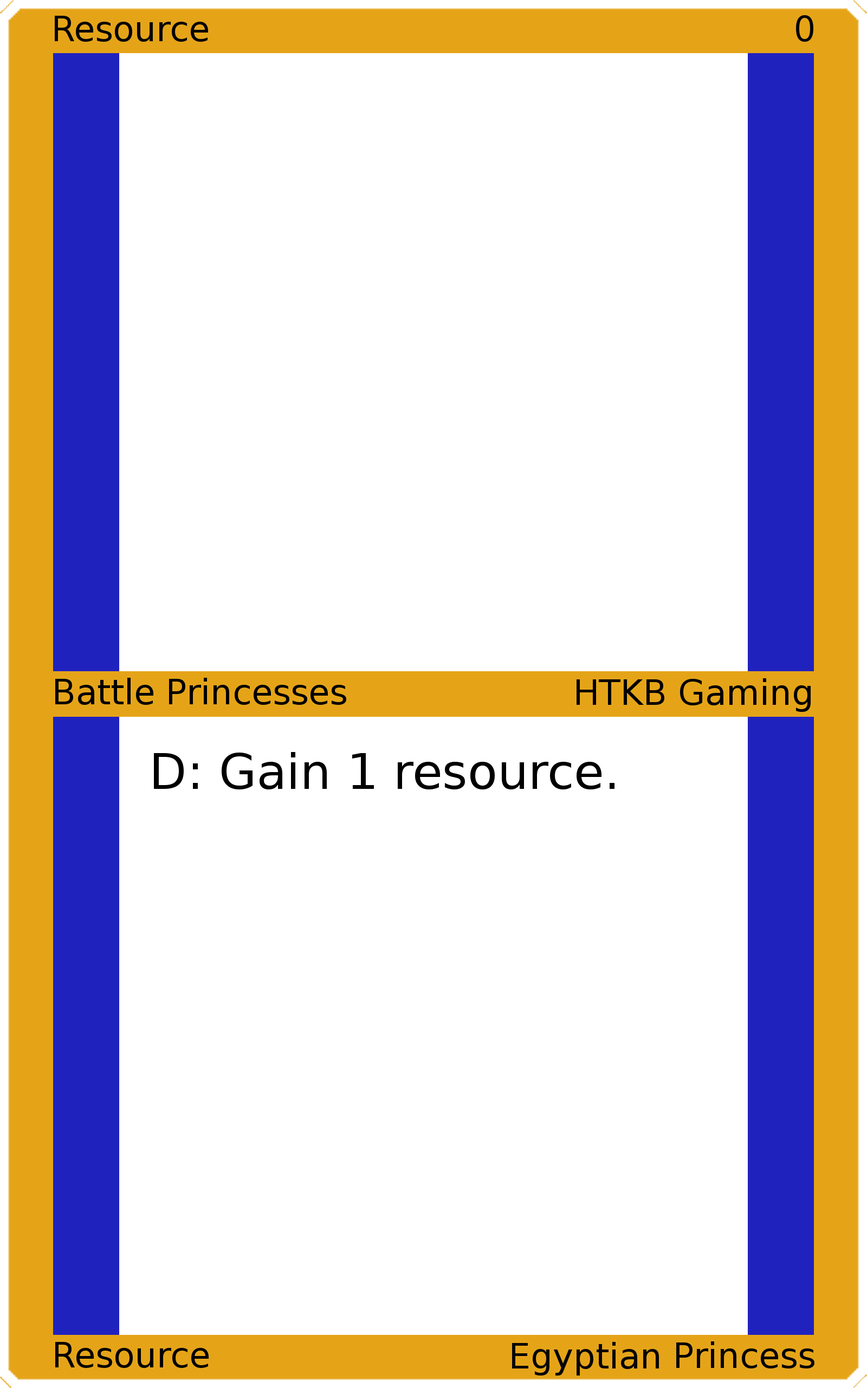
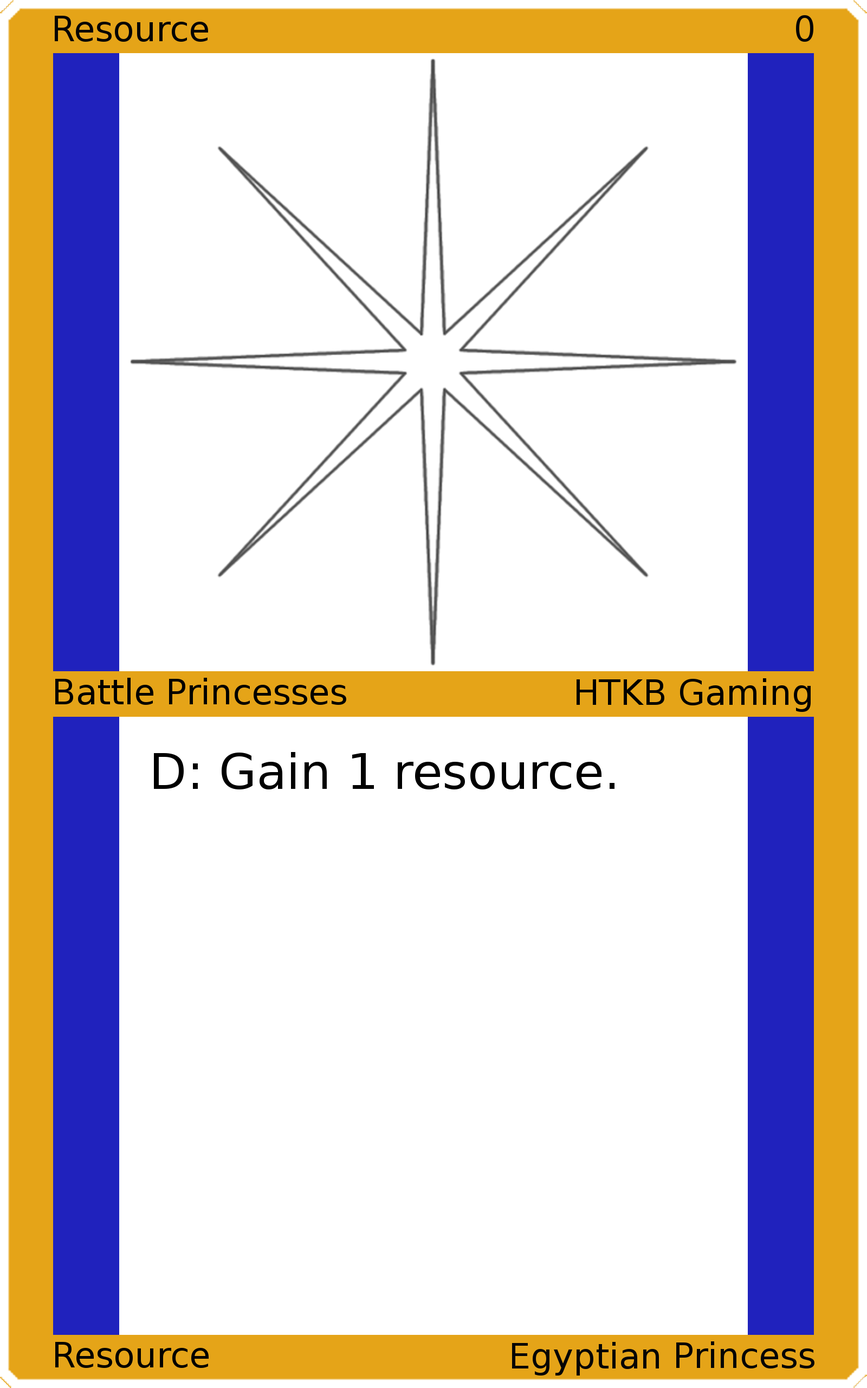
Before/after of a 867px x 1388px layered artwork. What changed in the layer stack:
added layer "Art" above "Top Background" over [129, 57, 738, 666]
